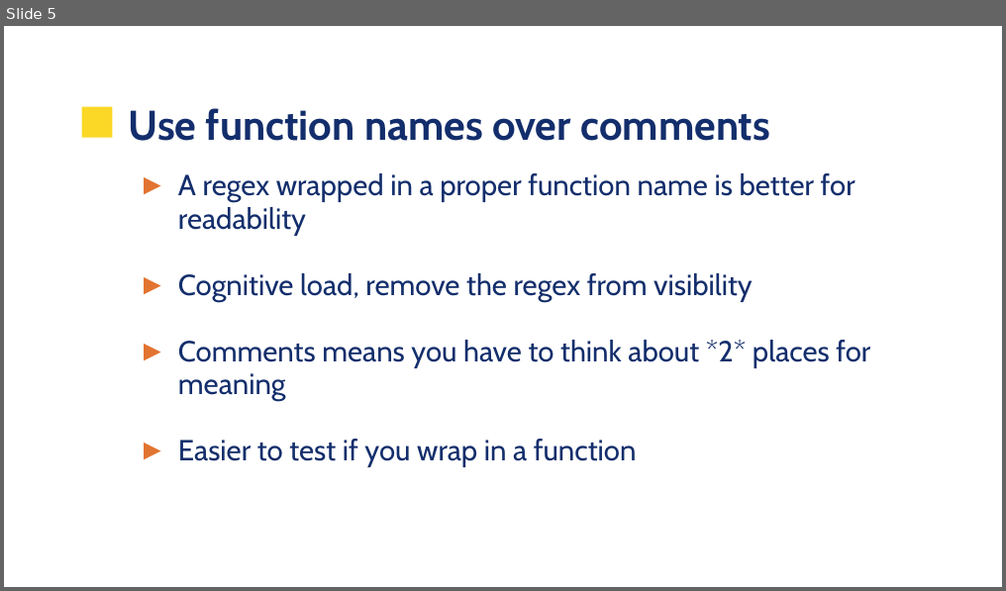
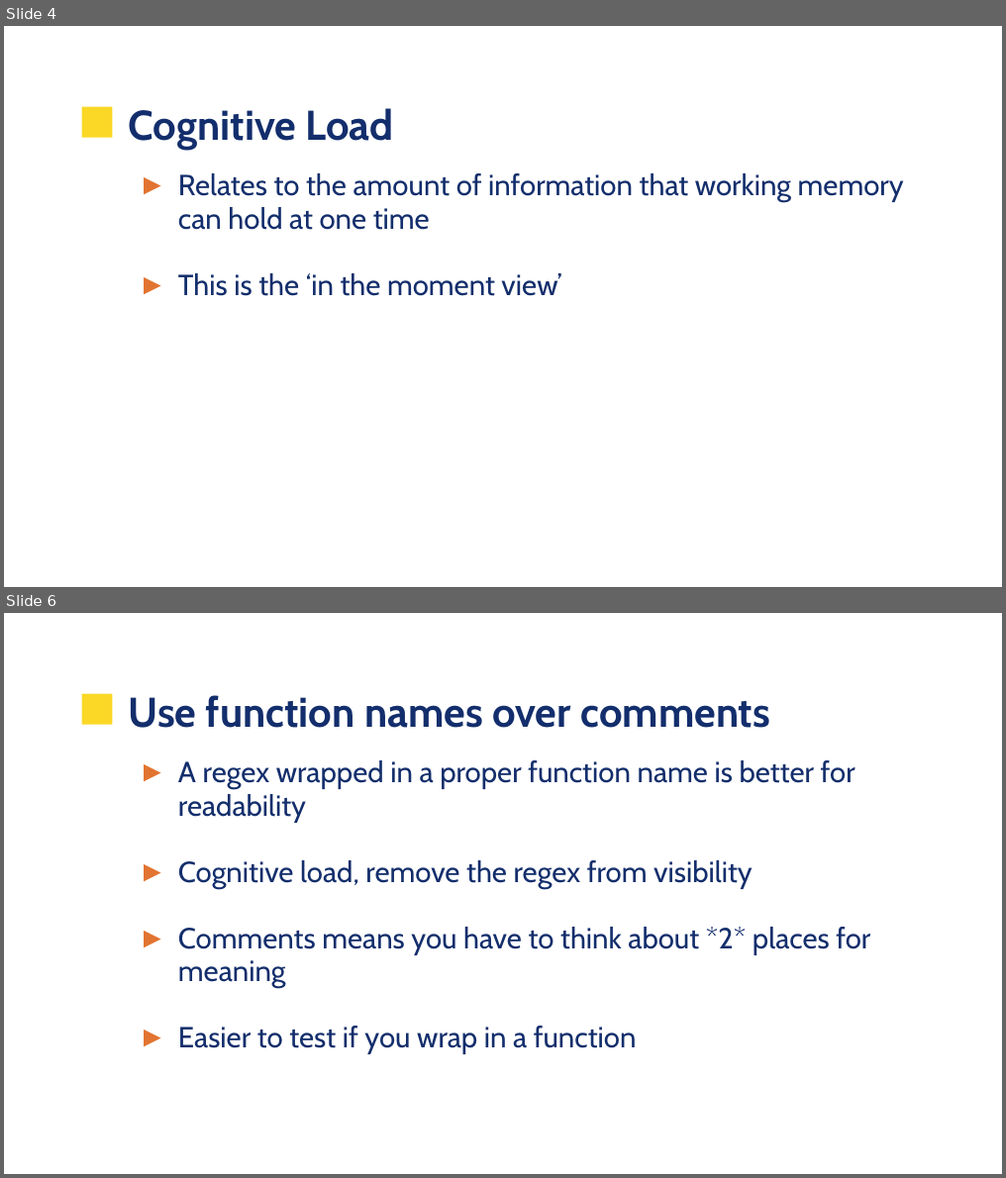
Before and after one commit to UVADS/data_engineering, a slide deck: sw_skills/sw_skills.pptx. Shown one above the other, each under a label of ours: slide 5 before the commit, slides 4 and 6 after it; the slides between them are not shown. The pictures are 1006x591 and 1006x1178 pixels, drawn with LibreOffice and Linux fonts; fonts in the diff are those of the drawing; background and template pictures are left out. Boxes give left, top, right and bottom in pixels: in the first picture for what was removed or moved away, otherwise in the second. Text is boxed around its words. In the diff, an @@ line names an element or a change of style, - is before the commit and + after.

```diff
--- a/sw_skills/sw_skills.pptx
+++ b/sw_skills/sw_skills.pptx
@@ slide 4 added at (4, 26, 1002, 587), background picture (left out); not listed: 1 template element that a slide beside it also shows @@
@@ title added at (129, 108, 394, 149), 30 pt, text #132E6C, bold @@
+Cognitive Load
@@ text added at (178, 174, 904, 296), 21 pt, text #132E6C @@
+► Relates to the amount of information that working memory can hold at one time
+► This is the ‘in the moment view’
@@ what was slide 5 is now slide 6 @@
```
Also in this commit, not shown: 5 slides changed, 3 other slides added, 2 other files.
